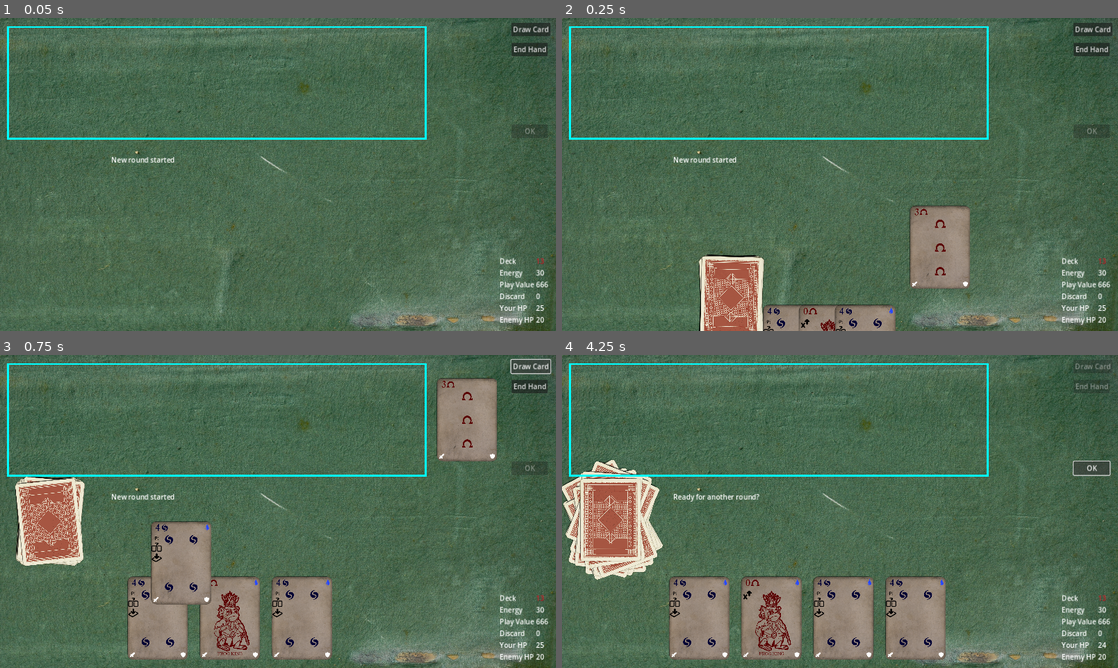
Above: before the commit, frames 1-4 (two rows, left to right).
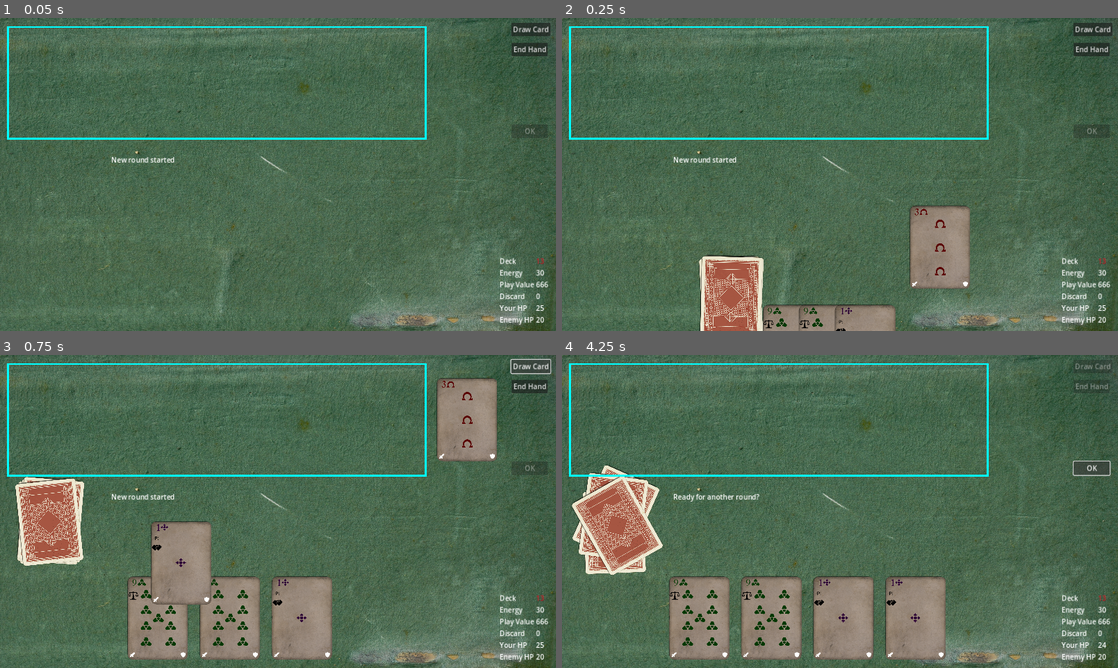
Above: after the commit, the same moments.

Repository: TicklesTheBrain/CardBuilder
Game: Godot game, scene res://game.tscn
Same seed, same stepped clock (60 frames per second), same inputs: the game is played once before the commit and once after it.
Inputs:
- Up to frame 1 (0.05 s): no input
- Up to frame 2 (0.25 s): no input
- Up to frame 3 (0.75 s): click "Draw Card" at 0.5 s
- Up to frame 4 (4.25 s): click "End Hand" at 1.25 s; click "OK" at 2 s; click "OK" at 2.75 s; click "OK" at 3.5 s

Frame 1 is identical in both runs. In frame 2, 0.4% of the frame differs, in the area x 24-60%, y 75-100%; in frame 3, 1.5%; in frame 4, 4.6%, in the area x 0-69%, y 33-96%.

Commit message:
bugfixing accidentally revealed cards

Diff:
--- a/card.tscn
+++ b/card.tscn
@@ -31,7 +31,9 @@
 script = ExtResource("1_lql06")
 cardShape = NodePath("CardShape")
 cardImageRect = NodePath("CardImageRect")
+showDetailsCooldown = null
 maxShadowOffset = Vector2(20, 20)
+minShadowOffset = null
 shadowOffsetGrowTime = 0.3
 shadowOffsetShrinkTime = 1.0
 offsetNode = NodePath("ShadowOffset")
--- a/cardInterfaceStuff/CardDisplaySink.gd
+++ b/cardInterfaceStuff/CardDisplaySink.gd
@@ -8,8 +8,11 @@
 		var newTween = get_tree().create_tween()
 		newTween.tween_property(cd, "position", positionMarker.position, cardMoveTime)
 		newTween.tween_callback(cd.queue_free)
-		newTween.tween_callback(removeCardDisplay.bind(cd))
+		newTween.tween_callback(removeDisplayWithoutScuttle.bind(cd))
 		addInterruptableTween(cd, newTween)
 
 func setupContainerSpecific():
 	logicalContainer.originMarker = positionMarker
+
+func removeDisplayWithoutScuttle(cd: CardDisplay):
+	cards.erase(cd)
--- a/cardInterfaceStuff/cardDisplay.gd
+++ b/cardInterfaceStuff/cardDisplay.gd
@@ -58,6 +58,9 @@
 var prevDefence: int
 var prevCost: int
 var prevRevealed: bool
+
+var waitingForCardImage: bool
+signal cardImageReceived()
 
 var broughtToFront: bool
 var regularZOrder: int = 0
@@ -92,8 +95,11 @@
 
 func updateCardImage(data: CardData = cardData):
 	if data.revealed:
+		waitingForCardImage = true
 		await CardImageMaker.getCardImage(data, receiveCardImage)
 	else:
+		if waitingForCardImage:
+			await cardImageReceived
 		cardImageRect.texture = getCardBack(data.cardBack)
 
 func setupCardDisplay(data: CardData):
@@ -104,7 +110,9 @@
 	updateCardImage(data)
 
 func receiveCardImage(image: Texture2D):
+	waitingForCardImage = false
 	cardImageRect.texture = image
+	cardImageReceived.emit()
 
 func maybeUpdateNeeded(dataToShow: CardData = cardData):
 
--- a/content/test_cards.tres
+++ b/content/test_cards.tres
@@ -317,7 +317,7 @@
 resource_name = "Draw if value 6"
 script = ExtResource("2_j5dh7")
 amount = 2
-debug = true
+debug = false
 cardName = ""
 revealed = false
 cardBack = 0
@@ -388,7 +388,7 @@
 resource_name = "Discard 2"
 script = ExtResource("2_j5dh7")
 amount = 2
-debug = false
+debug = true
 cardName = ""
 revealed = false
 cardBack = 0
--- a/game.tscn
+++ b/game.tscn
@@ -117,7 +117,6 @@
 
 [node name="DeckManager" type="Node" parent="Logic/Player" node_paths=PackedStringArray("feedContainer", "disposeContainer")]
 script = ExtResource("3_8edax")
-debug = false
 templatePackage = ExtResource("24_wh5ls")
 feedContainer = NodePath("../DiscardManager")
 disposeContainer = NodePath("../DiscardManager")
